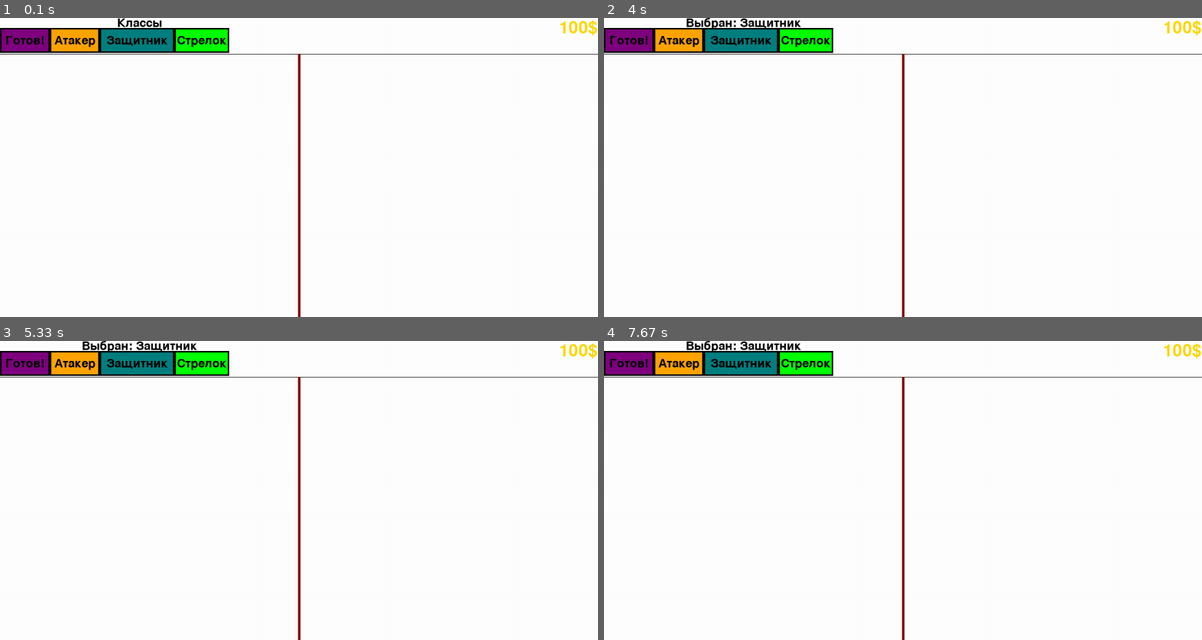
Above: before the commit, frames 1-4 (two rows, left to right).
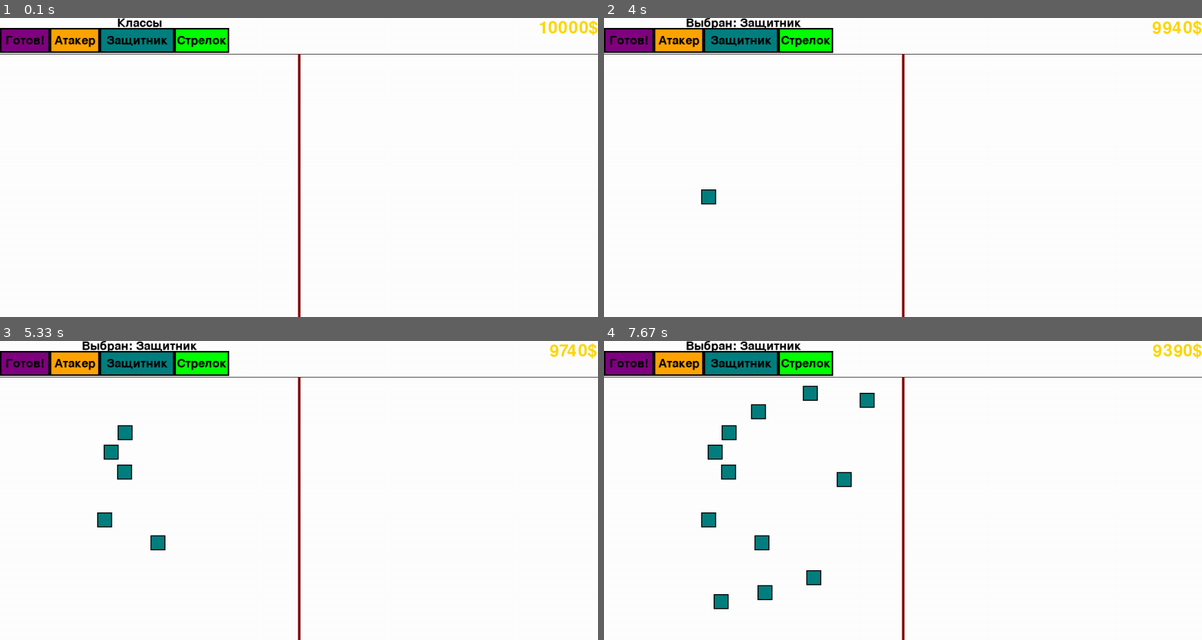
Above: after the commit, the same moments.

Repository: CALLIA121/Pygame
Game: pygame game, started from main2.py
Two runs of this game, one before a commit and one after it. Both use one fixed random seed, a clock stepped at 60 frames per second and the inputs below.
Inputs (mouse positions are in pixels of both pictures, inside the frame that each line leads up to):
- Up to frame 1 (0.1 s): no input
- Up to frame 2 (4 s): click "Атакер" at 0.38 s; click (759, 170) at 0.72 s; click "Готов!" at 1.05 s; click (627, 38) at 1.38 s, where only the run after the commit has a clickable "Заново"; click (914, 65) at 1.72 s; click "Защитник" at 3.05 s; click (1058, 140) at 3.38 s; click (705, 197) at 3.72 s
- Up to frame 3 (5.33 s): click (113, 451) at 4.05 s; click (125, 433) at 4.38 s; click (155, 541) at 4.72 s; click (125, 472) at 5.05 s
- Up to frame 4 (7.67 s): click (813, 577) at 5.38 s; click (723, 601) at 5.72 s; click (807, 391) at 6.05 s; click (843, 478) at 6.38 s; click (759, 412) at 6.72 s; click (765, 592) at 7.05 s; click (867, 400) at 7.38 s

The runs differ from the first frame. In frame 1, 0.2% of the frame differs, in the area x 90-100%, y 0-6%; in frame 2, 0.3%; in frame 3, 0.9%; in frame 4, 1.8%, in the area x 16-100%, y 0-90%.

Commit message:
working spawn

Diff:
--- a/main2.py
+++ b/main2.py
@@ -1,13 +1,18 @@
 import pygame
 import sys
+
+from pygame import MOUSEBUTTONDOWN
+
 from settings import *
 
 pygame.init()
 WIDTH, HEIGHT = 1200, 600
 screen = pygame.display.set_mode((WIDTH, HEIGHT))
-coins = 100
+coins = 10000
 
 pygame.display.set_caption("Primitives War")
+
+units = []
 
 
 class Unit:
@@ -74,13 +79,13 @@
 
 
 def startGame():
-    global startBtn, start, typeLabel, currType
+    global startBtn, start, typeLabel, units, currType
     print('Start')
     if not start:
         start = True
         typeLabel = 'Lock'
         currType = 'None'
-        startBtn.text = 'Заного'
+        startBtn.text = 'Заново'
         startBtn.color = (255, 0, 0)
         startBtn.hover_color = (255 - 25, 0, 0)
     else:
@@ -90,6 +95,8 @@
         startBtn.text = 'Готов!'
         startBtn.color = (128, 0, 128),
         startBtn.hover_color = (128 - 20, 0, 128 - 20)
+        units = []
+        coins = 10000
 
 
 def setClass(cl):
@@ -117,14 +124,33 @@
                       (0, 255 - 25, 0), setClass, ('Shoter'))
 
 buttons = [startBtn, classAttak, classDefender, classShooter]
+
+
 while running:
     for event in pygame.event.get():
         handle_event(event, buttons)
+
+        if event.type == MOUSEBUTTONDOWN and event.button == 1:
+            if not start and currType != 'None':
+                x, y = event.pos
+                if x < WIDTH / 2 and y > 72:
+                    cost = typeCost.get(currType, 0)
+                    if coins >= cost:
+                        unit = Unit(currType)
+                        unit.x = x
+                        unit.y = y
+                        units.append(unit)
+                        coins -= cost
         if event.type == pygame.QUIT:
             running = False
 
     screen.fill((255, 255, 255))
     drower(screen, buttons)
+    for unit in units:
+        color = typeColors.get(unit.type)
+        pygame.draw.rect(screen, color, (unit.x - 15, unit.y - 15, 30, 30))
+        pygame.draw.rect(screen, 'black', (unit.x - 15, unit.y - 15, 30, 30), 2)
+
     font = pygame.font.Font(None, 36)
     if typeLabel == 'None':
         text_surface = font.render('Классы', True, 'black')
--- a/settings.py
+++ b/settings.py
@@ -13,3 +13,8 @@
 typeCost = {
     'Attaker': 10, 'Defender': 50, 'Shoter': 50
 }
+typeColors = {
+    'Attaker': (255, 165, 0),
+    'Defender': (0, 128, 128),
+    'Shoter': (0, 255, 0)
+}
